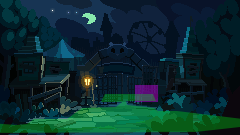
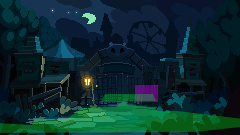
Layer changes from the first (240, 135) image to the second:
painted on "Default" over left=0, top=119, right=34, bottom=125
